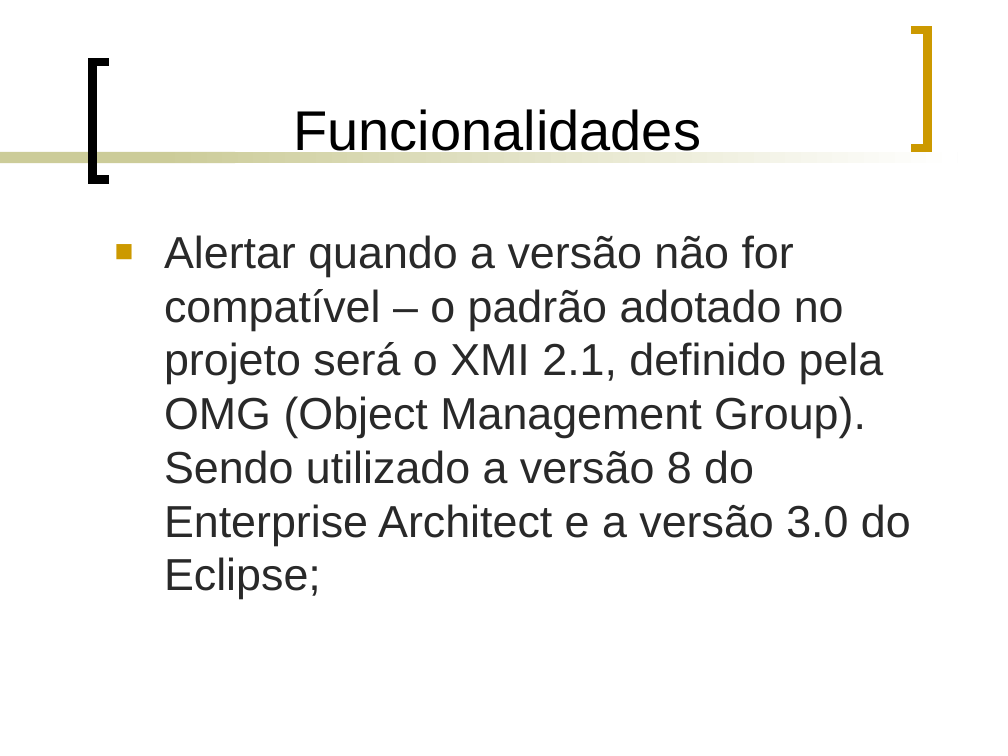
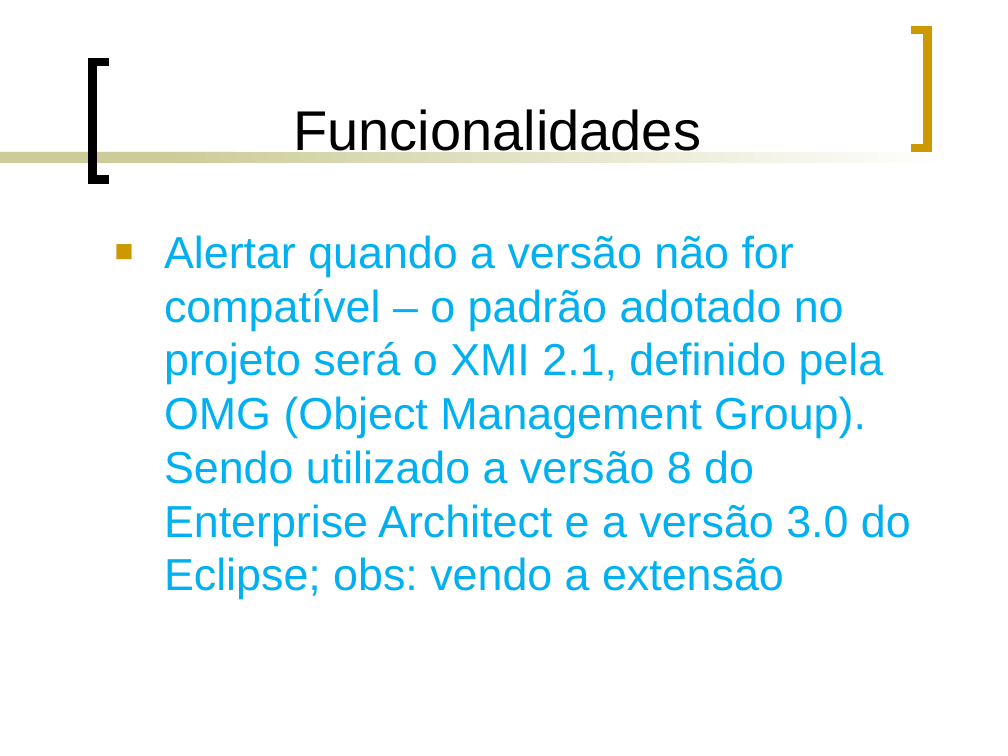
Before and after one commit to ms-uerj/conversoruml, a slide deck: slide 12 of apresentação/Equipe Parseros.ppt (slide 8 before the commit). Drawn at 1008x756 pixels with LibreOffice and Linux fonts; fonts in the diff are those of the drawing. Boxes give left, top, right and bottom in pixels: in the first picture for what was removed or moved away, otherwise in the second. Text is boxed around its words. In the diff, an @@ line names an element or a change of style, - is before the commit and + after.

```diff
--- a/apresentação/Equipe Parseros.ppt
+++ b/apresentação/Equipe Parseros.ppt
@@ text at <box>164,235,911,599</box>: text changed; text colour #292929 to #00B0F0 @@
-■ Alertar quando a versão não for compatível – o padrão adotado no projeto será o XMI 2.1, definido pela OMG (Object Management Group). Sendo utilizado a versão 8 do Enterprise Architect e a versão 3.0 do Eclipse;
+■ Alertar quando a versão não for compatível – o padrão adotado no projeto será o XMI 2.1, definido pela OMG (Object Management Group). Sendo utilizado a versão 8 do Enterprise Architect e a versão 3.0 do Eclipse; obs: vendo a extensão
```
Also in this commit, not shown: 5 other slides changed, 6 slides added, 3 slides removed.
